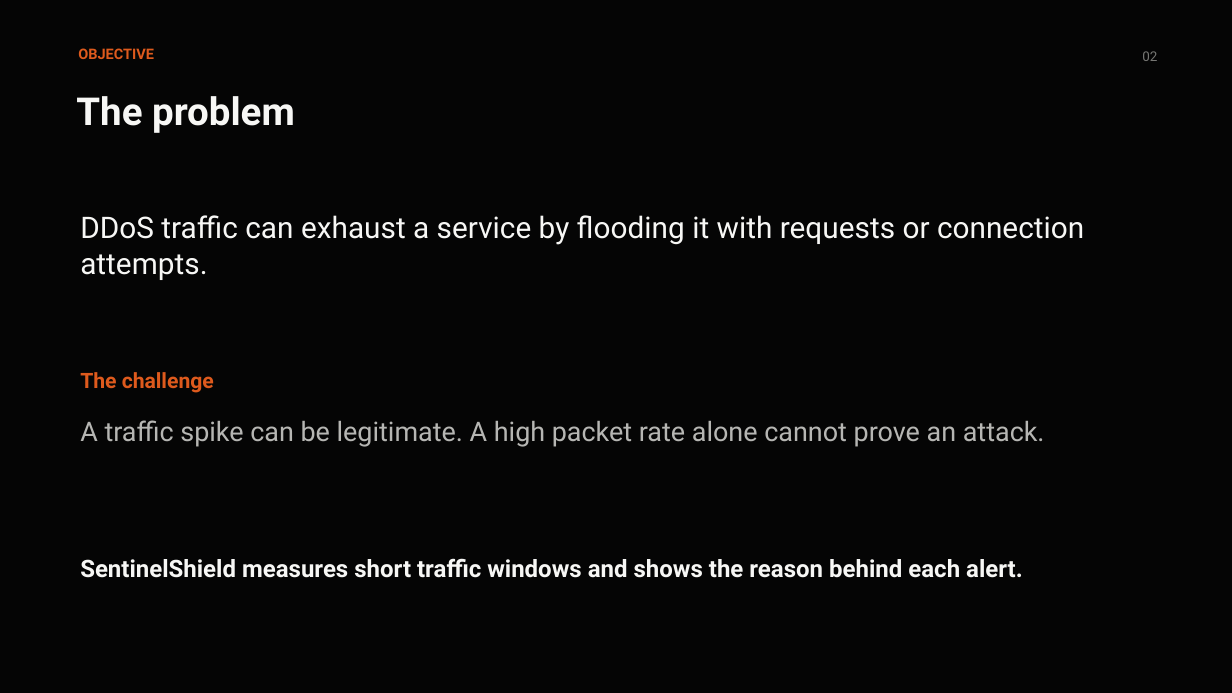
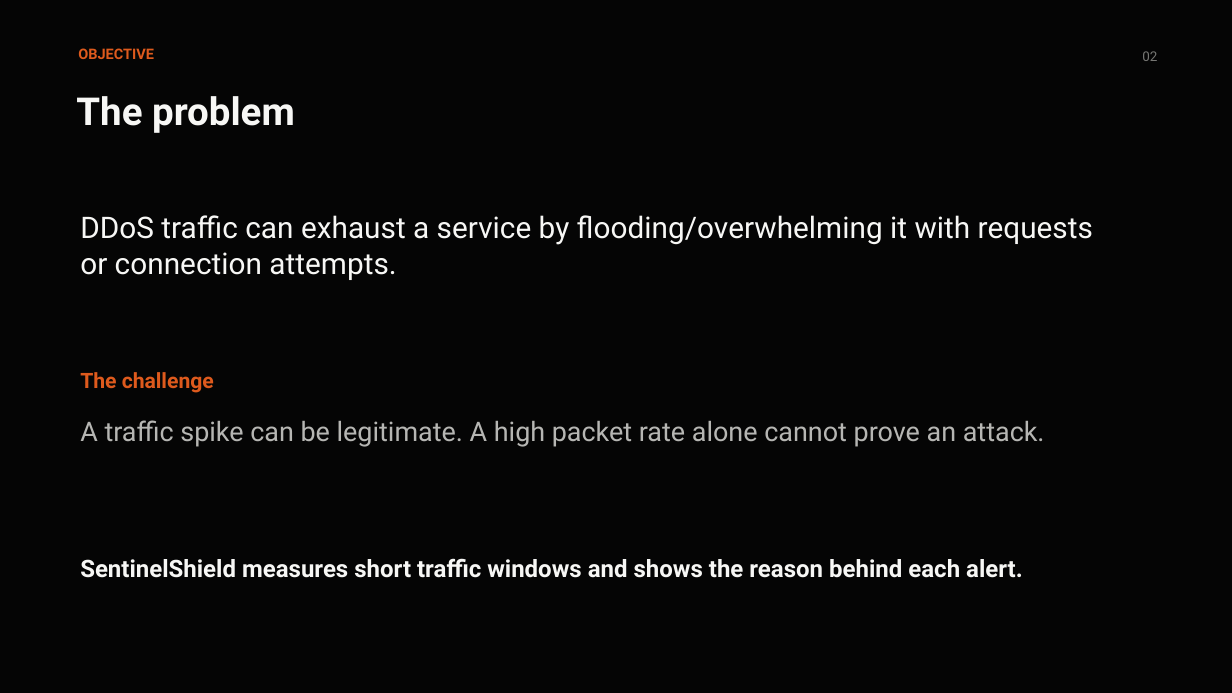
Before and after one commit to abh1shek-git/SentinelShield, a slide deck: slide 2 of presentation/SentinelShield_Project_Presentation_Final.pptx. Drawn at 1232x693 pixels with LibreOffice and Linux fonts; fonts in the diff are those of the drawing. Boxes give left, top, right and bottom in pixels: in the first picture for what was removed or moved away, otherwise in the second. Text is boxed around its words. In the diff, an @@ line names an element or a change of style, - is before the commit and + after.

```diff
--- a/presentation/SentinelShield_Project_Presentation_Final.pptx
+++ b/presentation/SentinelShield_Project_Presentation_Final.pptx
@@ text at box(80, 215, 1093, 280): text changed @@
-DDoS traffic can exhaust a service by flooding it with requests or connection attempts.
+DDoS traffic can exhaust a service by flooding/overwhelming it with requests or connection attempts.
```
Also in this commit, not shown: 2 other slides changed, 7 other files.
